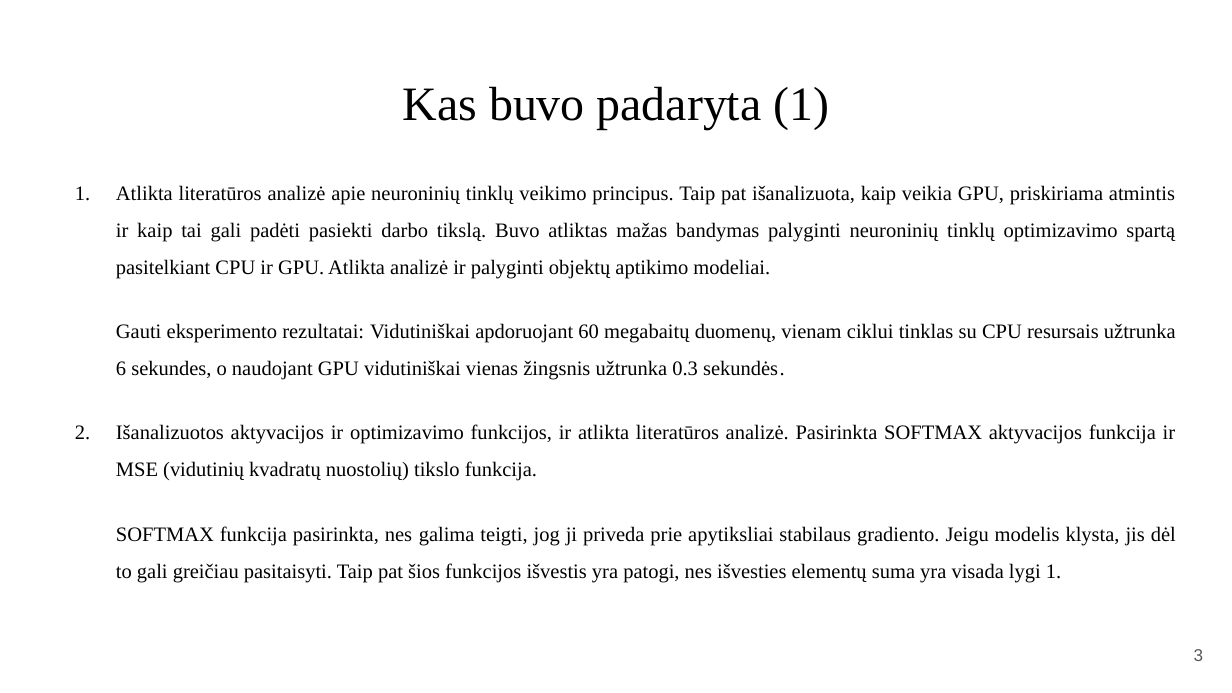
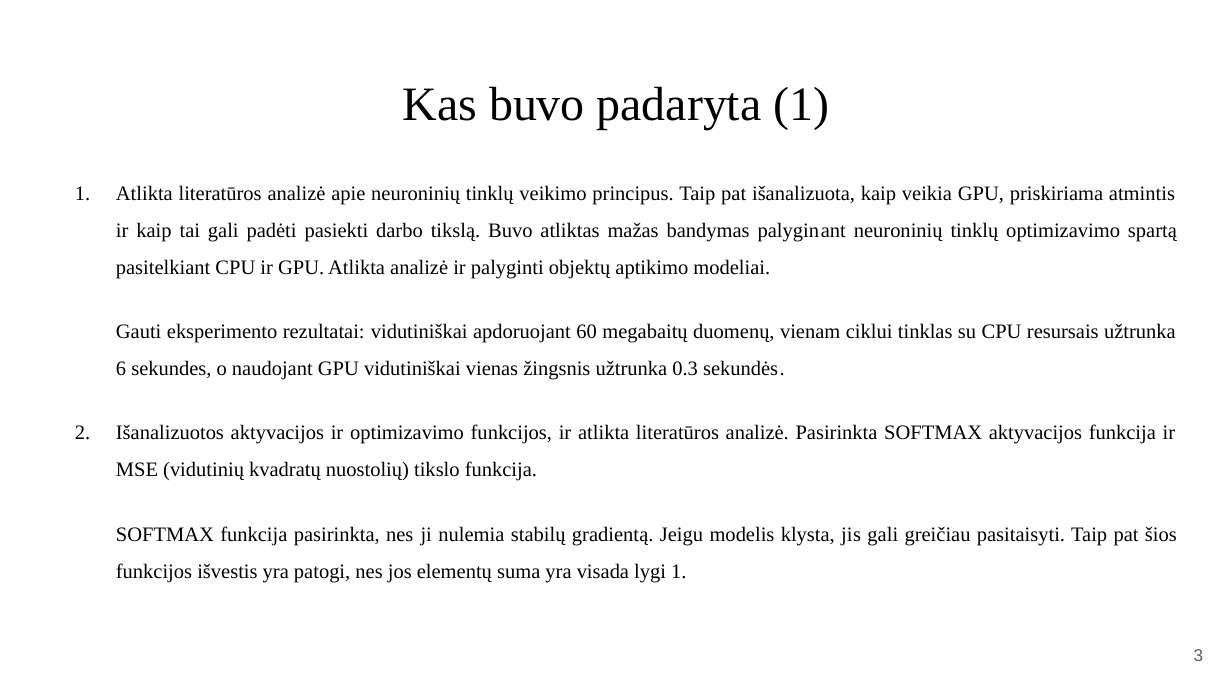
Before and after one commit to PauliusMilmantas/Lung_detection, a slide deck: slide 3 of Pristatymas/Pristatymas.pptx. Drawn at 1232x693 pixels with LibreOffice and Linux fonts; fonts in the diff are those of the drawing. Boxes give left, top, right and bottom in pixels: in the first picture for what was removed or moved away, otherwise in the second. Text is boxed around its words. In the diff, an @@ line names an element or a change of style, - is before the commit and + after.

```diff
--- a/Pristatymas/Pristatymas.pptx
+++ b/Pristatymas/Pristatymas.pptx
@@ text at <box>116,185,1177,380</box>: text changed @@
-1. Atlikta literatūros analizė apie neuroninių tinklų veikimo principus. Taip pat išanalizuota, kaip veikia GPU, priskiriama atmintis ir kaip tai gali padėti pasiekti darbo tikslą. Buvo atliktas mažas bandymas palyginti neuroninių tinklų optimizavimo spartą pasitelkiant CPU ir GPU. Atlikta analizė ir palyginti objektų aptikimo modeliai.
-Gauti eksperimento rezultatai: Vidutiniškai apdoruojant 60 megabaitų duomenų, vienam ciklui tinklas su CPU resursais užtrunka 6 sekundes, o naudojant GPU vidutiniškai vienas žingsnis užtrunka 0.3 sekundės.
+1. Atlikta literatūros analizė apie neuroninių tinklų veikimo principus. Taip pat išanalizuota, kaip veikia GPU, priskiriama atmintis ir kaip tai gali padėti pasiekti darbo tikslą. Buvo atliktas mažas bandymas palyginant neuroninių tinklų optimizavimo spartą pasitelkiant CPU ir GPU. Atlikta analizė ir palyginti objektų aptikimo modeliai.
+Gauti eksperimento rezultatai: vidutiniškai apdoruojant 60 megabaitų duomenų, vienam ciklui tinklas su CPU resursais užtrunka 6 sekundes, o naudojant GPU vidutiniškai vienas žingsnis užtrunka 0.3 sekundės.
@@ text at <box>116,526,1177,583</box>: text changed @@
-SOFTMAX funkcija pasirinkta, nes galima teigti, jog ji priveda prie apytiksliai stabilaus gradiento. Jeigu modelis klysta, jis dėl to gali greičiau pasitaisyti. Taip pat šios funkcijos išvestis yra patogi, nes išvesties elementų suma yra visada lygi 1.
+SOFTMAX funkcija pasirinkta, nes ji nulemia stabilų gradientą. Jeigu modelis klysta, jis gali greičiau pasitaisyti. Taip pat šios funkcijos išvestis yra patogi, nes jos elementų suma yra visada lygi 1.
```
Also in this commit, not shown: 3 other slides changed, 4 other files.
